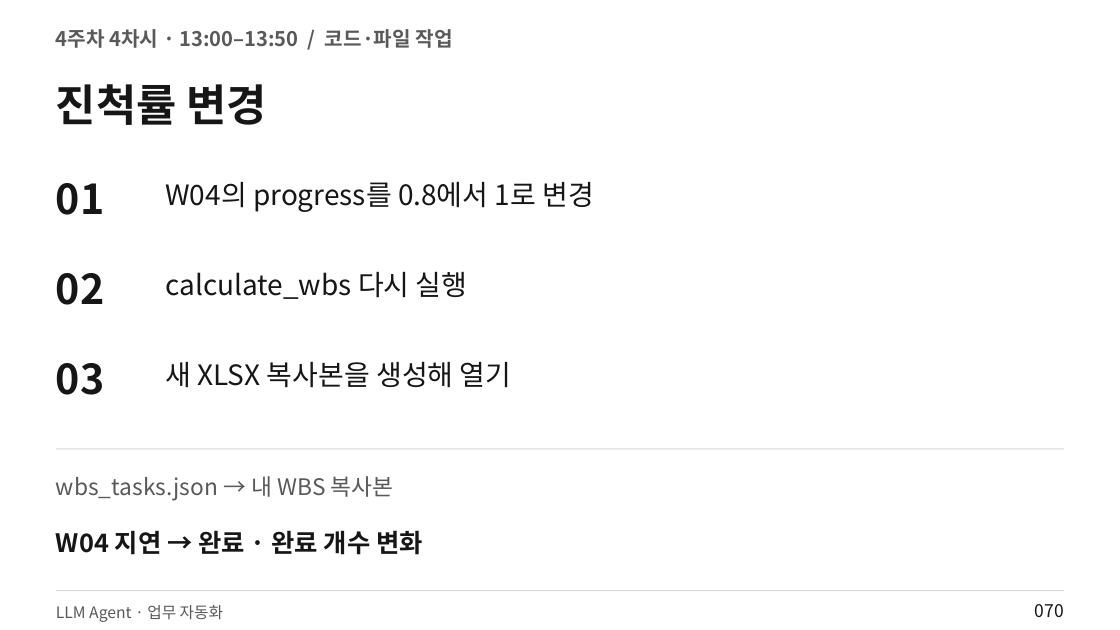
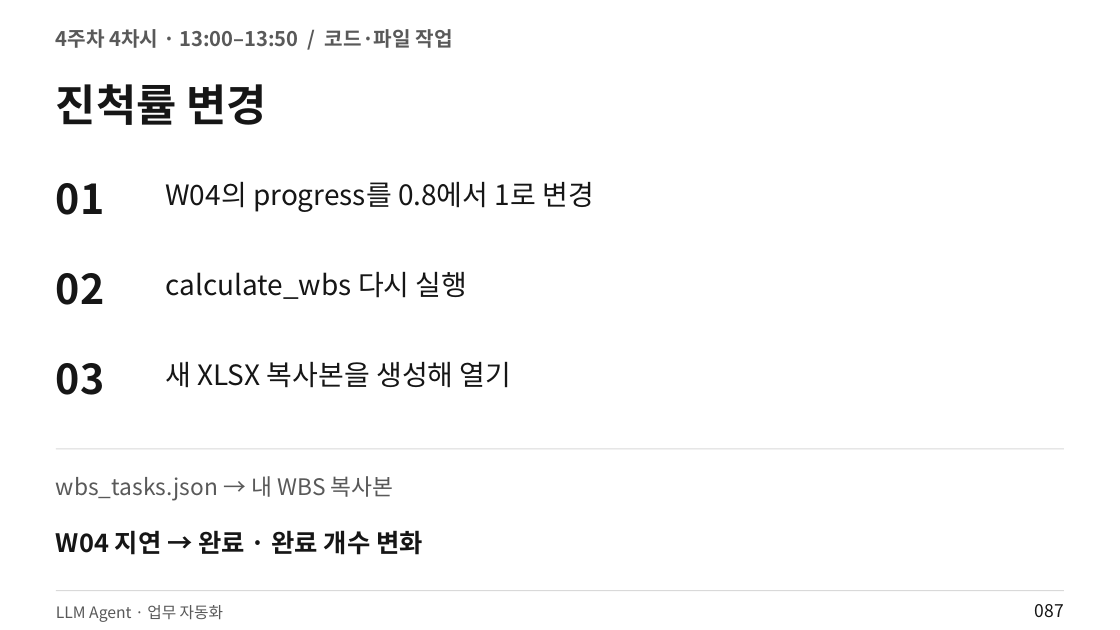
Before and after one commit to smilesjcha/llm-agent-and-workflow-automation, a slide deck: slide 87 of slides/IPA_LLM_Agent_업무자동화_Day4_2026_PR_DOCUMENT.pptx (slide 70 before the commit). Drawn at 1120x630 pixels with LibreOffice and Linux fonts; fonts in the diff are those of the drawing. Boxes give left, top, right and bottom in pixels: in the first picture for what was removed or moved away, otherwise in the second. Text is boxed around its words. In the diff, an @@ line names an element or a change of style, - is before the commit and + after.

```diff
--- a/slides/IPA_LLM_Agent_업무자동화_Day4_2026_PR_DOCUMENT.pptx
+++ b/slides/IPA_LLM_Agent_업무자동화_Day4_2026_PR_DOCUMENT.pptx
@@ text at box(1035, 604, 1064, 617): text changed @@
-070
+087
```
Also in this commit, not shown: 131 other slides changed, 55 slides added, 6 other files.
